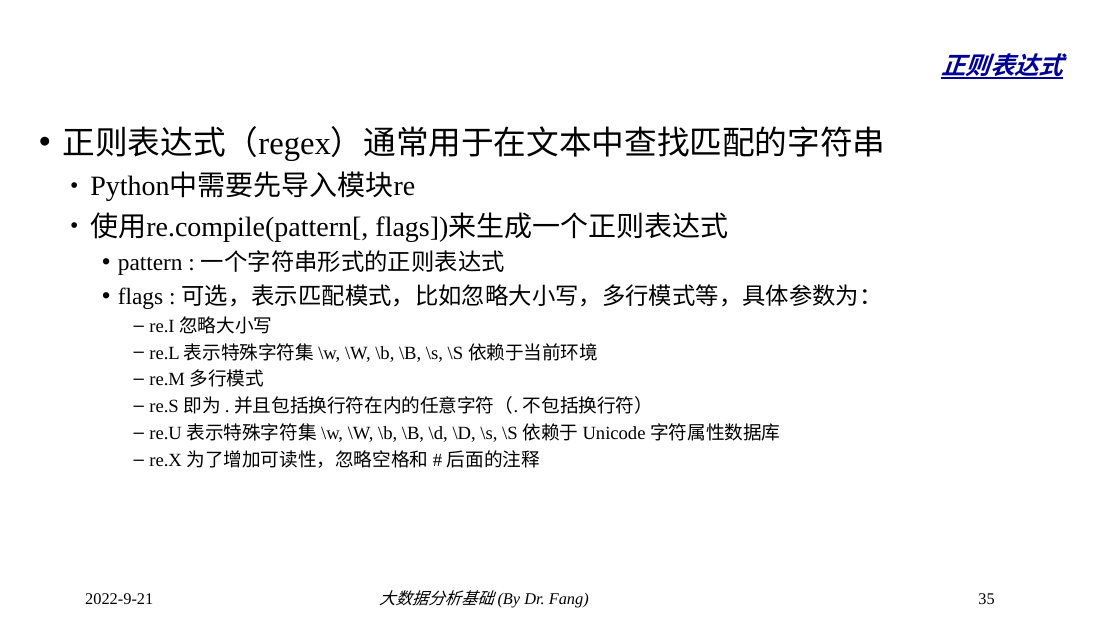
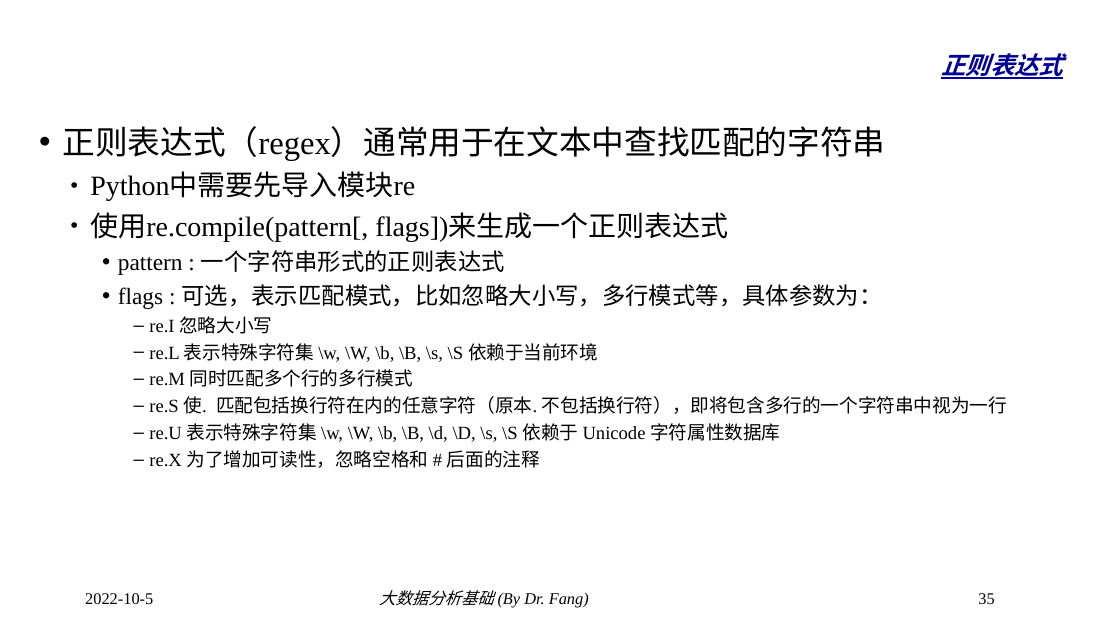
Before and after one commit to dr-fang/BDA, a slide deck: slide 35 of slides/2_PythonBasic.pptx. Drawn at 1120x630 pixels with LibreOffice and Linux fonts; fonts in the diff are those of the drawing; background and template pictures are left out. Boxes give left, top, right and bottom in pixels: in the first picture for what was removed or moved away, otherwise in the second. Text is boxed around its words. In the diff, an @@ line names an element or a change of style, - is before the commit and + after.

```diff
--- a/slides/2_PythonBasic.pptx
+++ b/slides/2_PythonBasic.pptx
@@ text at (x1=149, y1=369, x2=1007, y2=414): text changed @@
-      – re.M 多行模式
-      – re.S 即为 . 并且包括换行符在内的任意字符（. 不包括换行符）
+      – re.M 同时匹配多个行的多行模式
+      – re.S 使. 匹配包括换行符在内的任意字符（原本. 不包括换行符），即将包含多行的一个字符串中视为一行
@@ text at (x1=85, y1=593, x2=153, y2=604): text changed @@
-2022-9-21
+2022-10-5
```
Also in this commit, not shown: 43 other slides changed.
